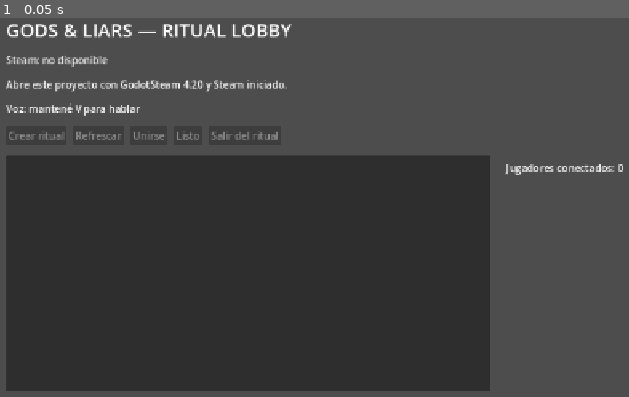
Above: before the commit, frame 1.
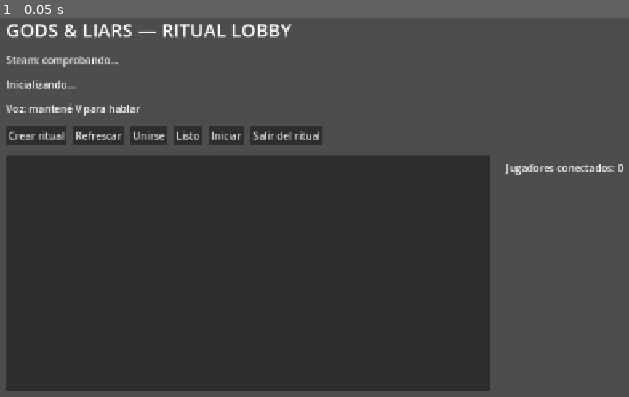
Above: after the commit, the same moment.

Repository: morfranja-coder/Gods-And-Liars
Game: Godot game, scene res://scenes/boot/boot.tscn
Same seed, same stepped clock (60 frames per second), same inputs: the game is played once before the commit and once after it.
Inputs:
- Up to frame 1 (0.05 s): no input

The runs differ from the first frame. In frame 1, 1.3% of the frame differs, in the area x 0-52%, y 10-34%.
Error after the commit: Invalid access to property or key 'pressed' on a base object of type 'null instance'. (res://scenes/lobby/lobby.gd:21)

Commit message:
Replace lobby browser with Party Quick Match flow

Diff:
--- a/scenes/lobby/lobby.gd
+++ b/scenes/lobby/lobby.gd
@@ -2,30 +2,35 @@
 
 const TABLE_SCENE := "res://scenes/table/table.tscn"
 
-var _lobby_ids: Array[int] = []
+var _invite_when_party_ready: bool = false
 
 @onready var status_label: Label = %StatusLabel
 @onready var identity_label: Label = %IdentityLabel
 @onready var voice_label: Label = %VoiceLabel
-@onready var lobby_list: ItemList = %LobbyList
+@onready var party_label: Label = %PartyLabel
 @onready var players_label: Label = %PlayersLabel
-@onready var create_button: Button = %CreateButton
-@onready var refresh_button: Button = %RefreshButton
-@onready var join_button: Button = %JoinButton
+@onready var invite_button: Button = %InviteButton
+@onready var quick_match_button: Button = %QuickMatchButton
+@onready var cancel_search_button: Button = %CancelSearchButton
 @onready var ready_button: Button = %ReadyButton
 @onready var start_button: Button = %StartButton
-@onready var leave_button: Button = %LeaveButton
+@onready var leave_match_button: Button = %LeaveMatchButton
+@onready var leave_party_button: Button = %LeavePartyButton
 
 func _ready() -> void:
-	create_button.pressed.connect(_on_create_pressed)
-	refresh_button.pressed.connect(_on_refresh_pressed)
-	join_button.pressed.connect(_on_join_pressed)
+	invite_button.pressed.connect(_on_invite_pressed)
+	quick_match_button.pressed.connect(_on_quick_match_pressed)
+	cancel_search_button.pressed.connect(_on_cancel_search_pressed)
 	ready_button.pressed.connect(_on_ready_pressed)
 	start_button.pressed.connect(_on_start_pressed)
-	leave_button.pressed.connect(_on_leave_pressed)
-	lobby_list.item_selected.connect(_on_lobby_selected)
-	lobby_list.item_activated.connect(_on_lobby_activated)
-	NetworkManager.lobby_list_updated.connect(_on_lobby_list_updated)
+	leave_match_button.pressed.connect(_on_leave_match_pressed)
+	leave_party_button.pressed.connect(_on_leave_party_pressed)
+	PartyManager.party_changed.connect(_on_party_changed)
+	PartyManager.party_error.connect(_on_party_error)
+	PartyManager.party_lobby_state_changed.connect(_on_party_lobby_state_changed)
+	MatchmakingManager.queue_state_changed.connect(_on_queue_state_changed)
+	MatchmakingManager.search_scope_changed.connect(_on_search_scope_changed)
+	MatchmakingManager.queue_error.connect(_on_queue_error)
 	NetworkManager.lobby_state_changed.connect(_on_lobby_state_changed)
 	NetworkManager.lobby_error.connect(_on_lobby_error)
 	NetworkManager.peer_joined.connect(_on_peer_changed)
@@ -37,63 +42,100 @@
 	VoiceChat.local_talking_changed.connect(_on_local_talking_changed)
 	VoiceChat.remote_talking.connect(_on_remote_talking)
 	_refresh_identity()
-	_refresh_players()
+	_refresh_party()
+	_refresh_players()
+	_refresh_queue_status()
 	_update_buttons()
 
 func _refresh_identity() -> void:
 	if Steamworks.initialized:
 		identity_label.text = "Steam: %s (%s)" % [Steamworks.persona_name, Steamworks.steam_id]
-		status_label.text = "Steam listo. Crea un ritual o busca uno existente."
+		if MatchmakingManager.state == MatchmakingManager.STATE_IDLE and NetworkManager.lobby_id == 0:
+			status_label.text = "Armá tu grupo o buscá una partida rápida."
 	else:
 		identity_label.text = "Steam: no disponible"
-		status_label.text = "Abre este proyecto con GodotSteam 4.20 y Steam iniciado."
-	_update_buttons()
+		status_label.text = "Abrí este build con Steam iniciado."
+	_update_buttons()
+
+func _refresh_party() -> void:
+	var lines: PackedStringArray = ["TU GRUPO — %d/8" % PartyManager.size()]
+	var ids := PartyManager.member_ids()
+	for steam_id in ids:
+		var display_name := str(PartyManager.state.members.get(steam_id, "Steam %s" % steam_id))
+		var leader_text := "  ★ LÍDER" if steam_id == PartyManager.state.leader_steam_id else ""
+		lines.append("• %s%s" % [display_name, leader_text])
+	party_label.text = "\n".join(lines)
 
 func _refresh_players() -> void:
 	if NetworkManager.peers.is_empty():
-		players_label.text = "Jugadores conectados: 0"
+		players_label.text = "PARTIDA — 0/8\nEsperando Match..."
 		return
-	var lines: PackedStringArray = ["Jugadores conectados: %d" % NetworkManager.peers.size()]
+	var lines: PackedStringArray = ["PARTIDA — %d/8" % NetworkManager.peers.size()]
 	var ids := NetworkManager.peers.keys()
 	ids.sort()
 	for peer_id in ids:
 		var data: Dictionary = NetworkManager.peers[peer_id]
-		var name := str(data.get("display_name", ""))
-		if name.is_empty():
-			name = "Peer %s" % peer_id
+		var display_name := str(data.get("display_name", ""))
+		if display_name.is_empty():
+			display_name = "Peer %s" % peer_id
 		var ready_text := "LISTO" if bool(data.get("ready", false)) else "NO LISTO"
 		var host_text := " HOST" if int(peer_id) == 1 else ""
 		var seat_id := int(data.get("seat_id", -1))
 		var seat_text := "S%02d" % (seat_id + 1) if SeatAllocator.is_valid_seat(seat_id) else "SIN ASIENTO"
-		lines.append("• %s  [peer %s%s / %s] — %s" % [name, peer_id, host_text, seat_text, ready_text])
+		lines.append("• %s  [%s%s / %s] — %s" % [display_name, peer_id, host_text, seat_text, ready_text])
 	players_label.text = "\n".join(lines)
+
+func _refresh_queue_status() -> void:
+	match MatchmakingManager.state:
+		MatchmakingManager.STATE_SEARCHING:
+			status_label.text = (
+				"Buscando partida... grupo %d/8 · faltan %d · alcance %s"
+				% [PartyManager.size(), MatchmakingManager.slots_needed(), MatchmakingManager.search_scope_name()]
+			)
+		MatchmakingManager.STATE_RESERVING:
+			status_label.text = "Partida compatible encontrada. Reservando lugar para todo el grupo..."
+		MatchmakingManager.STATE_HOSTING:
+			status_label.text = "No había una partida compatible. Creando una para completar 8/8..."
+		MatchmakingManager.STATE_MATCH_FOUND:
+			status_label.text = "Partida encontrada. Reuniendo jugadores..."
+		_:
+			if Steamworks.initialized and NetworkManager.lobby_id == 0:
+				status_label.text = "Armá tu grupo o buscá una partida rápida."
 
 func _update_buttons() -> void:
 	var steam_ok := Steamworks.initialized
-	var in_lobby := NetworkManager.lobby_id != 0
+	var in_match := NetworkManager.lobby_id != 0
+	var searching := MatchmakingManager.state != MatchmakingManager.STATE_IDLE
 	var started := NetworkManager.lobby_started
-	create_button.disabled = not steam_ok or in_lobby
-	refresh_button.disabled = not steam_ok or in_lobby
-	join_button.disabled = not steam_ok or in_lobby or lobby_list.get_selected_items().is_empty()
-	ready_button.disabled = not in_lobby or started or multiplayer.multiplayer_peer == null
+	invite_button.disabled = not steam_ok or in_match or PartyManager.size() >= QuickMatchRules.TARGET_PLAYERS
+	quick_match_button.disabled = not steam_ok or in_match or searching or not PartyManager.can_queue()
+	cancel_search_button.visible = searching and not in_match
+	cancel_search_button.disabled = not PartyManager.is_local_leader()
+	ready_button.visible = in_match and not started
+	ready_button.disabled = not in_match or multiplayer.multiplayer_peer == null
 	ready_button.text = "No listo" if NetworkManager.local_peer_ready() else "Listo"
-	start_button.visible = NetworkManager.is_host
-	start_button.disabled = started or not NetworkManager.can_host_start()
-	leave_button.disabled = not in_lobby
-
-func _on_create_pressed() -> void:
-	NetworkManager.host_lobby()
-
-func _on_refresh_pressed() -> void:
-	lobby_list.clear()
-	_lobby_ids.clear()
-	NetworkManager.refresh_lobbies()
-
-func _on_join_pressed() -> void:
-	var selected := lobby_list.get_selected_items()
-	if selected.is_empty():
+	start_button.visible = in_match and NetworkManager.is_host and not started
+	start_button.disabled = not NetworkManager.can_host_start()
+	leave_match_button.visible = in_match and not started
+	leave_party_button.visible = PartyManager.party_lobby_id != 0 and not in_match and not searching
+
+func _on_invite_pressed() -> void:
+	if PartyManager.party_lobby_id == 0:
+		_invite_when_party_ready = true
+		PartyManager.ensure_party_lobby()
+		status_label.text = "Preparando grupo de Steam..."
 		return
-	_join_index(selected[0])
+	PartyManager.open_invite_overlay()
+
+func _on_quick_match_pressed() -> void:
+	if MatchmakingManager.start_party_quick_match():
+		_refresh_queue_status()
+	_update_buttons()
+
+func _on_cancel_search_pressed() -> void:
+	MatchmakingManager.cancel_quick_match()
+	_refresh_queue_status()
+	_update_buttons()
 
 func _on_ready_pressed() -> void:
 	NetworkManager.request_local_ready(not NetworkManager.local_peer_ready())
@@ -101,46 +143,59 @@
 func _on_start_pressed() -> void:
 	NetworkManager.request_host_start()
 
-func _on_lobby_selected(_index: int) -> void:
-	_update_buttons()
-
-func _on_lobby_activated(index: int) -> void:
-	_join_index(index)
-
-func _join_index(index: int) -> void:
-	if index < 0 or index >= _lobby_ids.size():
-		return
-	NetworkManager.join_lobby(_lobby_ids[index])
-
-func _on_leave_pressed() -> void:
+func _on_leave_match_pressed() -> void:
 	NetworkManager.leave_lobby()
-	status_label.text = "Saliste del ritual."
-	_refresh_players()
-	_update_buttons()
-
-func _on_lobby_list_updated(lobbies: Array) -> void:
-	lobby_list.clear()
-	_lobby_ids.clear()
-	for raw_id in lobbies:
-		var id := int(raw_id)
-		_lobby_ids.append(id)
-		lobby_list.add_item(NetworkManager.get_lobby_name(id))
-	status_label.text = "Rituales encontrados: %d" % _lobby_ids.size()
-	_update_buttons()
-
-func _on_lobby_state_changed(state: StringName) -> void:
-	match state:
-		&"creating": status_label.text = "Creando ritual..."
-		&"searching": status_label.text = "Buscando rituales..."
-		&"joining": status_label.text = "Entrando al ritual..."
-		&"hosting": status_label.text = "Ritual creado. Lobby ID: %s" % NetworkManager.lobby_id
-		&"in_lobby": status_label.text = "Steam lobby unido. Conectando peer..."
-		&"connected": status_label.text = "Peer conectado. Sincronizando identidad..."
-		&"starting": status_label.text = "Todos listos. El host inició el ritual."
-		&"host_disconnected": status_label.text = "El host abandonó el ritual. Volviste al lobby."
-		&"connection_failed": status_label.text = "No se pudo conectar al ritual. Podés intentar de nuevo."
-		&"steam_ready": status_label.text = "Steam listo."
-		&"offline": status_label.text = "Steam no disponible."
+	if PartyManager.is_local_leader():
+		PartyManager.clear_match_target()
+	MatchmakingManager.reset()
+	status_label.text = "Saliste de la partida. Tu grupo se mantiene."
+	_refresh_players()
+	_update_buttons()
+
+func _on_leave_party_pressed() -> void:
+	PartyManager.leave_party()
+	status_label.text = "Volviste a jugar solo."
+	_refresh_party()
+	_update_buttons()
+
+func _on_party_changed() -> void:
+	_refresh_party()
+	_update_buttons()
+
+func _on_party_error(message: String) -> void:
+	status_label.text = "GRUPO: %s" % message
+	_update_buttons()
+
+func _on_party_lobby_state_changed(state_name: StringName) -> void:
+	if state_name == &"ready" and _invite_when_party_ready:
+		_invite_when_party_ready = false
+		PartyManager.open_invite_overlay()
+	elif state_name == &"creating":
+		status_label.text = "Preparando grupo de Steam..."
+	_refresh_party()
+	_update_buttons()
+
+func _on_queue_state_changed(_state_name: StringName) -> void:
+	_refresh_queue_status()
+	_update_buttons()
+
+func _on_search_scope_changed(_distance_tier: int) -> void:
+	_refresh_queue_status()
+
+func _on_queue_error(message: String) -> void:
+	status_label.text = "MATCHMAKING: %s" % message
+	_update_buttons()
+
+func _on_lobby_state_changed(state_name: StringName) -> void:
+	match state_name:
+		&"creating": status_label.text = "Preparando Match Lobby..."
+		&"joining": status_label.text = "Entrando a la partida encontrada..."
+		&"hosting": status_label.text = "Match creado. Esperando completar 8/8..."
+		&"in_lobby": status_label.text = "Match unido. Conectando con el host..."
+		&"connected": status_label.text = "Conectado. Sincronizando grupo y asientos..."
+		&"starting": status_label.text = "8/8 listos. Comienza el ritual."
+		&"host_disconnected": status_label.text = "El host abandonó la partida. Volviste con tu grupo."
+		&"connection_failed": status_label.text = "No se pudo reservar esa partida. Buscando otra..."
 	_refresh_players()
 	_update_buttons()
 
@@ -161,8 +216,8 @@
 
 func _on_remote_talking(peer_id: int) -> void:
 	var data: Dictionary = NetworkManager.peers.get(peer_id, {})
-	var name := str(data.get("display_name", "Peer %s" % peer_id))
-	voice_label.text = "Voz: escuchando a %s" % name
+	var display_name := str(data.get("display_name", "Peer %s" % peer_id))
+	voice_label.text = "Voz: escuchando a %s" % display_name
 
 func _on_lobby_error(message: String) -> void:
 	status_label.text = "ERROR: %s" % message
